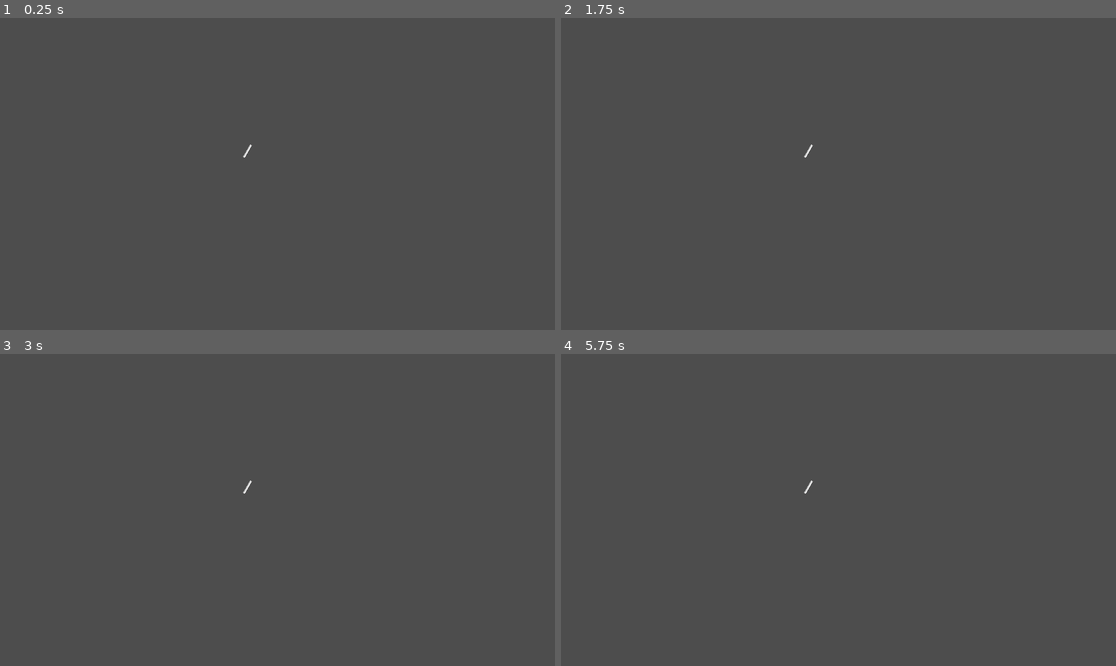
Above: before the commit, frames 1-4 (two rows, left to right).
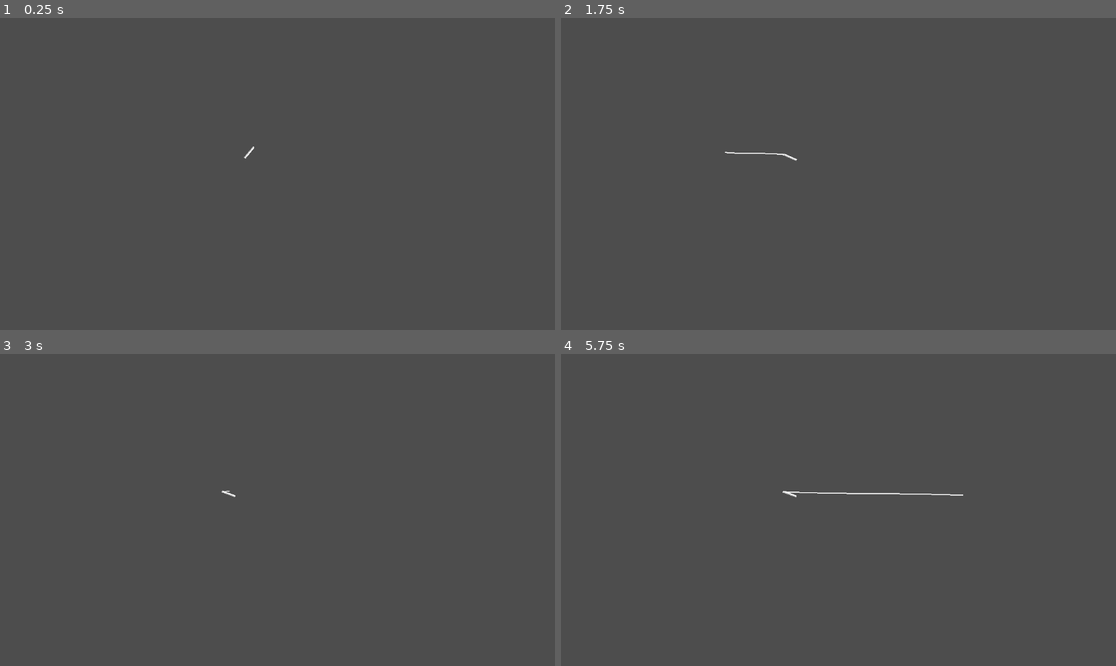
Above: after the commit, the same moments.

Repository: SnowyYANG/GodotFishingCasting
Game: Godot game, scene res://node_2d.tscn
Same seed, same stepped clock (60 frames per second), same inputs: the game is played once before the commit and once after it. Before the commit the project has no main scene; this scene is started directly in both runs.
Inputs (mouse positions are in pixels of both pictures, inside the frame that each line leads up to):
- Up to frame 1 (0.25 s): no input
- Up to frame 2 (1.75 s): tap Enter at 0.5 s; move the mouse to (960, 158) at 0.52 s; click (960, 158) at 0.6 s; tap Keypad Enter (show_data, bound only after the commit) at 0.8, 1.35 s; tap Space at 1.25 s; move the mouse to (727, 189) at 1.27 s; click (727, 189) at 1.55 s
- Up to frame 3 (3 s): tap Enter at 2 s; move the mouse to (333, 441) at 2.02 s; click (333, 441) at 2.1 s; tap Keypad Enter (show_data, bound only after the commit) at 2.3, 2.85 s; tap Space at 2.75 s; move the mouse to (249, 572) at 2.77 s
- Up to frame 4 (5.75 s): click (810, 572) at 3.05 s; tap Enter at 3.5 s; move the mouse to (1005, 556) at 3.52 s; click (1005, 556) at 3.6 s; tap Keypad Enter (show_data, bound only after the commit) at 3.8, 4.35, 5.3 s; tap Escape (ui_subtract, bound only after the commit) at 4.15 s; tap Space at 4.25 s; move the mouse to (672, 463) at 4.27 s; click (672, 463) at 4.55 s; move the mouse to (866, 510) at 5.02 s; click (866, 510) at 5.1 s

The runs differ from the first frame. In frame 1, less than 0.1% of the frame differs, in the area x 43-46%, y 40-46%; in frame 2, less than 0.1%; in frame 3, less than 0.1%; in frame 4, 0.2%, in the area x 39-73%, y 40-47%.

Commit message:
rod rotation ok

Diff:
--- /dev/null
+++ b/casting.gd
@@ -0,0 +1,162 @@
+extends Node2D
+
+@onready var line: Line2D = $Line
+# @onready var bubble: Sprite2D = $Bubble
+
+var max_segment_count = 50
+var initial_velocity = 10.0
+var angle = 45.0
+var gravity = 9.8
+var max_line_length = 10.0
+var end_angle = 120.0
+
+var bait_target_position: Vector2
+var bait_position: Vector2
+var bait_position0: Vector2
+
+var casting = false
+var rotation_speed_down = false
+var bait_down = false
+var speed = 1.0
+var segment_count = 0.0
+var segment_increment = 0.0
+var parabola_time = 0.0
+var curve_offset = 0.3
+
+var local_rotation0: float
+
+func _ready():
+	# bubble.visible = false
+	local_rotation0 = rotation_degrees
+	bait_position = global_position
+	bait_position0 = global_position
+	_reset()
+
+func _process(delta):
+	if Input.is_action_just_pressed("mouse_left"):
+		print("mouse_left")
+		_start_casting()
+
+	if Input.is_action_just_pressed("ui_subtract"):
+		print("ui_subtract")
+		_reset()
+
+	if Input.is_action_just_pressed("show_data"):
+		print("Velocity:", initial_velocity)
+		print("Angle:", angle)
+		print("Gravity:", gravity)
+		print("End Angle:", end_angle)
+
+	if casting:
+		_handle_casting(delta)
+
+	if bait_down:
+		_handle_bait_fall(delta)
+
+	if casting or bait_down:
+		_update_bait_position(delta)
+		_draw_bezier(global_position, bait_position, Vector2(1,-1), Vector2(-1,1), curve_offset)
+
+# 🧠 抛出鱼线
+func _start_casting():
+	segment_increment = 0.5
+	segment_count = 0
+	initial_velocity = 10.0
+	angle = 45.0
+	gravity = 9.8
+	max_line_length = 10.0
+	end_angle = 120.0
+	bait_position0 = global_position
+	bait_position = bait_position0
+	bait_target_position = get_global_mouse_position()
+	casting = true
+	parabola_time = 0.0
+	line.clear_points()
+	curve_offset = 0.3
+
+# 🧠 重置状态
+func _reset():
+	print("reset")
+	# bubble.visible = false
+	rotation_degrees = local_rotation0
+	line.clear_points()
+	max_segment_count = 50
+	initial_velocity = 10.0
+	angle = 45.0
+	gravity = 9.8
+	max_line_length = 10.0
+	end_angle = 120.0
+	casting = false
+	rotation_speed_down = false
+	bait_down = false
+	speed = 1.0
+	segment_count = 0
+	segment_increment = 0
+	bait_position = global_position
+	parabola_time = 0.0
+
+# 🎣 鱼竿旋转动画
+func _handle_casting(delta):
+	if not rotation_speed_down:
+		print(rotation_degrees)
+		rotation_degrees -= 110 * delta * 5.0 * speed
+		print(rotation_degrees)
+		speed *= 1.01
+		curve_offset *= (1 - 0.05 * delta)
+		if rotation_degrees < -60:
+			rotation_speed_down = true
+	else:
+		print(rotation_degrees)
+		rotation_degrees -= 10 * delta * speed
+		print(rotation_degrees)
+		speed *= 0.98
+		if rotation_degrees < -75:
+			casting = false
+			bait_down = true
+			curve_offset = 0
+			rotation_speed_down = false
+
+# 🧲 鱼饵下落动画
+func _handle_bait_fall(delta):
+	if curve_offset > -0.15:
+		curve_offset -= 1.0 * delta
+
+# 🎯 更新鱼饵位置（抛物线）
+func _update_bait_position(delta):
+	parabola_time += delta * 3
+	var start = bait_position0
+	var end = bait_target_position
+	var duration = 0.3
+	var g = 9.8 * 2
+
+	var velocity = Vector2(end.x - start.x, 0) * 1.5
+	var height_offset = 4
+	var vy = (height_offset + 0.5 * g * duration * duration) * 3
+
+	var t = parabola_time
+	var pos = start + velocity * t
+	pos.y -= vy * t - 0.5 * g * t * t
+
+	bait_position = pos
+
+	if bait_position.y > bait_target_position.y:
+		casting = false
+		bait_down = false
+		# bubble.global_position = bait_position
+		# bubble.visible = true
+		# bubble.rotation = 0
+
+# 🧵 绘制贝塞尔曲线
+func _draw_bezier(start: Vector2, end: Vector2, control1: Vector2, control2: Vector2, offset: float):
+	var dir = (end - start).normalized()
+	var normal = Vector2(-dir.y, dir.x).normalized()
+	offset *= 10
+	control1 = start + dir * ((start.distance_to(end)) / 3) + normal * offset
+	control2 = start + dir * ((start.distance_to(end)) * 2 / 3) - normal * offset
+
+	segment_count = 40
+	line.clear_points()
+	for i in range(segment_count):
+		var t = float(i) / segment_count
+		var point = (1 - t) ** 3 * start + 3 * (1 - t) ** 2 * t * control1 + 3 * (1 - t) * t ** 2 * control2 + t ** 3 * end
+		line.add_point(to_local(point))
--- a/node_2d.tscn
+++ b/node_2d.tscn
@@ -1,16 +1,19 @@
-[gd_scene load_steps=2 format=3 uid="uid://dfpnp0h2brexi"]
+[gd_scene load_steps=3 format=3 uid="uid://dfpnp0h2brexi"]
 
+[ext_resource type="Script" uid="uid://uxtdk0wjttp4" path="res://casting.gd" id="1_0e48y"]
 [ext_resource type="Texture2D" uid="uid://qqt7y3kinnql" path="res://fishingrod.png" id="1_wtcfe"]
 
 [node name="Node2D" type="Node2D"]
 
 [node name="ForearmAndRod" type="Sprite2D" parent="."]
 position = Vector2(500, 300)
-rotation = 0.5235988
+rotation = 0.699877
 scale = Vector2(2, 2)
 texture = ExtResource("1_wtcfe")
 offset = Vector2(0, -10.5)
+script = ExtResource("1_0e48y")
 
 [node name="Line" type="Line2D" parent="ForearmAndRod"]
 position = Vector2(0, -20)
 scale = Vector2(0.99999994, 0.99999994)
+width = 1.0
--- a/project.godot
+++ b/project.godot
@@ -11,8 +11,27 @@
 [application]
 
 config/name="GodotFishingCasting"
+run/main_scene="uid://dfpnp0h2brexi"
 config/features=PackedStringArray("4.5", "GL Compatibility")
 config/icon="res://icon.svg"
+
+[input]
+
+mouse_left={
+"deadzone": 0.2,
+"events": [Object(InputEventMouseButton,"resource_local_to_scene":false,"resource_name":"","device":-1,"window_id":0,"alt_pressed":false,"shift_pressed":false,"ctrl_pressed":false,"meta_pressed":false,"button_mask":0,"position":Vector2(0, 0),"global_position":Vector2(0, 0),"factor":1.0,"button_index":1,"canceled":false,"pressed":false,"double_click":false,"script":null)
+]
+}
+ui_subtract={
+"deadzone": 0.2,
+"events": [Object(InputEventKey,"resource_local_to_scene":false,"resource_name":"","device":0,"window_id":0,"alt_pressed":false,"shift_pressed":false,"ctrl_pressed":false,"meta_pressed":false,"pressed":false,"keycode":0,"physical_keycode":4194305,"key_label":0,"unicode":0,"location":0,"echo":false,"script":null)
+]
+}
+show_data={
+"deadzone": 0.2,
+"events": [Object(InputEventKey,"resource_local_to_scene":false,"resource_name":"","device":0,"window_id":0,"alt_pressed":false,"shift_pressed":false,"ctrl_pressed":false,"meta_pressed":false,"pressed":false,"keycode":0,"physical_keycode":4194310,"key_label":0,"unicode":0,"location":0,"echo":false,"script":null)
+]
+}
 
 [rendering]
 
Not shown, added: casting.gd.uid
